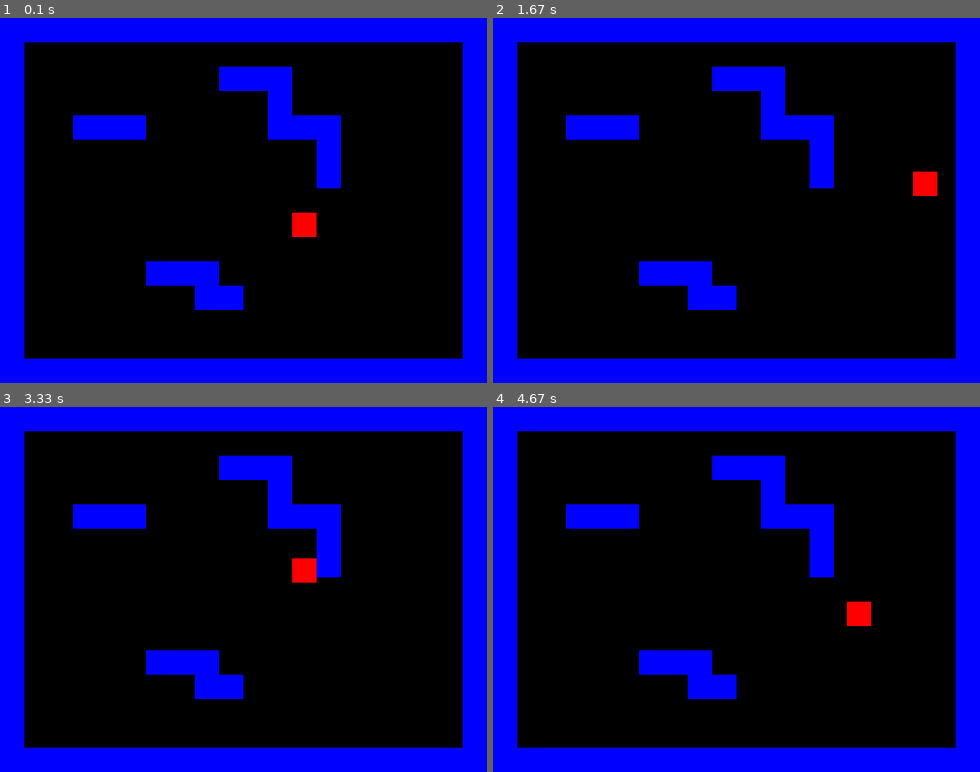
Above: before the commit, frames 1-4 (two rows, left to right).
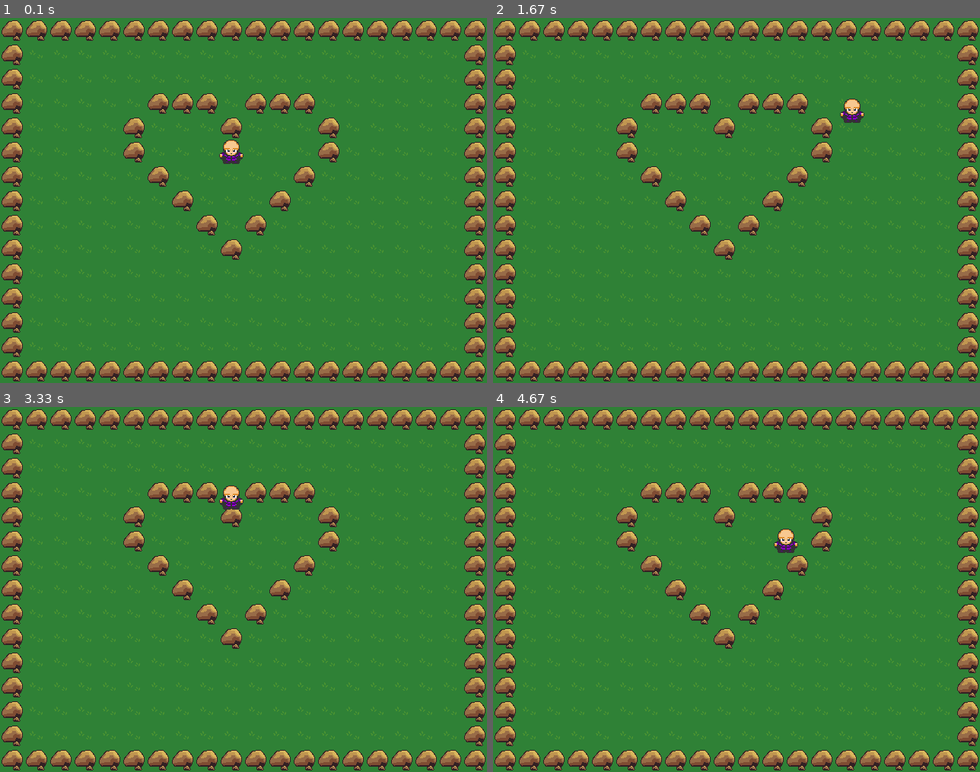
Above: after the commit, the same moments.

Repository: Sekaia/rpg_pygame
Game: pygame game, started from main.py
Same seed, same stepped clock (60 frames per second), same inputs: the game is played once before the commit and once after it.
Inputs:
- Up to frame 1 (0.1 s): no input
- Up to frame 2 (1.67 s): hold Right 0.33-0.8 s; hold Up 0.83-1.13 s; hold Right 1.17-1.63 s
- Up to frame 3 (3.33 s): hold Left 1.67-2.2 s; hold Down 2.23-2.53 s; hold Left 2.57-2.97 s; hold Up from 3 s (still down)
- Up to frame 4 (4.67 s): release Up at 3.37 s; hold Right 3.4-4.03 s; hold Down 4.07-4.43 s; hold Left from 4.47 s (still down)

The runs differ from the first frame. In frame 1, 100% of the frame differs, in the area x 0-100%, y 0-100%; in frame 2, 100%; in frame 3, 100%; in frame 4, 100%.

Commit message:
Added ground

Diff:
--- a/config.py
+++ b/config.py
@@ -3,8 +3,9 @@
 TILE_SIZE = 32
 FPS = 60
 
-PLAYER_LAYER = 2
-BLOCK_LAYER = 1
+PLAYER_LAYER = 3
+BLOCK_LAYER = 2
+GROUND_LAYER = 1
 PLAYER_SPEED = 3
 
 RED = (255, 0, 0)
@@ -14,16 +15,16 @@
 tilemap =[
     'BBBBBBBBBBBBBBBBBBBB',
     'B..................B',
-    'B........BBB.......B',
-    'B..........B.......B',
-    'B..BBB.....BBB.....B',
-    'B............B.....B',
-    'B............B.....B',
     'B..................B',
-    'B...........P......B',
+    'B.....BBB.BBB......B',
+    'B....B...B...B.....B',
+    'B....B...P...B.....B',
+    'B.....B.....B......B',
+    'B......B...B.......B',
+    'B.......B.B........B',
+    'B........B.........B',
     'B..................B',
-    'B.....BBB..........B',
-    'B.......BB.........B',
+    'B..................B',
     'B..................B',
     'B..................B',
     'BBBBBBBBBBBBBBBBBBBB',
--- a/main.py
+++ b/main.py
@@ -12,9 +12,13 @@
         self.font = pygame.font.SysFont('consolas', 32)
         self.running = True
 
+        self.character_spritesheet = Spritesheet('img/character.png')
+        self.terrain_spritesheet = Spritesheet('img/terrain.png')
+
     def create_tile_map(self):
         for i, row in enumerate(tilemap):
             for j, column in enumerate(row):
+                Ground(self, j, i)
                 if column == "B":
                     Block(self, j, i)
                 if column == "P":
--- a/sprites.py
+++ b/sprites.py
@@ -2,6 +2,17 @@
 import pygame
 import math
 import random
+
+
+class Spritesheet:
+    def __init__(self, file):
+        self.sheet = pygame.image.load(file).convert()
+
+    def get_sprite(self, x, y, width, height):
+        sprite = pygame.Surface([width, height])
+        sprite.blit(self.sheet, (0, 0), (x, y, width, height))
+        sprite.set_colorkey(BLACK)
+        return sprite
 
 
 class Player(pygame.sprite.Sprite):
@@ -22,8 +33,7 @@
 
         self.facing = 'down'
 
-        self.image = pygame.Surface([self.width, self.height])
-        self.image.fill(RED)
+        self.image = self.game.character_spritesheet.get_sprite(3, 2, self.width, self.height)
 
         self.rect = self.image.get_rect()
         self.rect.x = self.x
@@ -66,9 +76,27 @@
         self.width = TILE_SIZE
         self.height = TILE_SIZE
 
-        self.image = pygame.Surface([self.width, self.height])
-        self.image.fill(BLUE)
+        self.image = self.game.terrain_spritesheet.get_sprite(960, 448, self.width, self.height)
 
         self.rect = self.image.get_rect()
         self.rect.x = self.x
         self.rect.y = self.y
+
+
+class Ground(pygame.sprite.Sprite):
+    def __init__(self, game, x, y):
+        self.game = game
+        self._layer = GROUND_LAYER
+        self.groups = self.game.all_sprites
+        pygame.sprite.Sprite.__init__(self, self.groups)
+
+        self.x = x * TILE_SIZE
+        self.y = y * TILE_SIZE
+        self.width = TILE_SIZE
+        self.height = TILE_SIZE
+
+        self.image = self.game.terrain_spritesheet.get_sprite(64, 352, self.width, self.height)
+
+        self.rect = self.image.get_rect()
+        self.rect.x = self.x
+        self.rect.y = self.y
Binary file added: img/attack.png
Binary file added: img/character.png
Binary file added: img/enemy.png
Binary file added: img/gameover.png
Binary file added: img/introbackground.png
Binary file added: img/single.png
Binary file added: img/terrain.png
